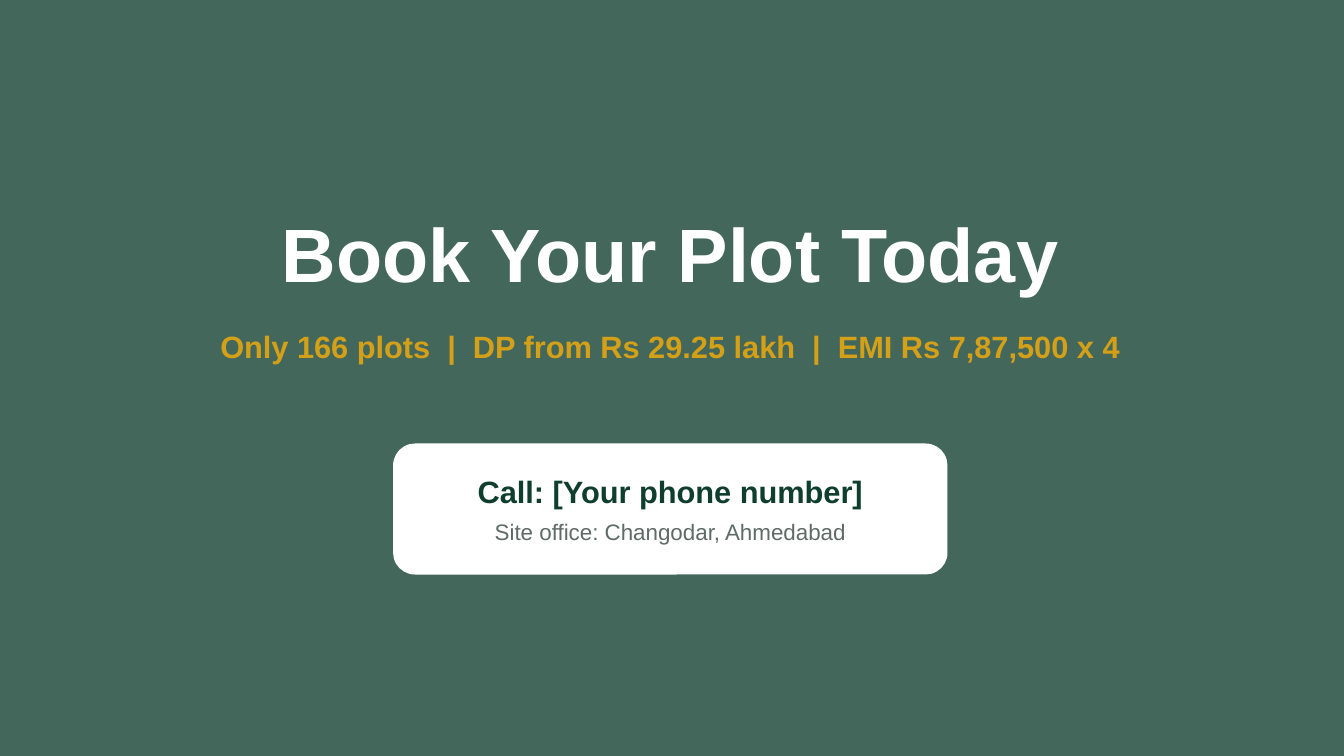
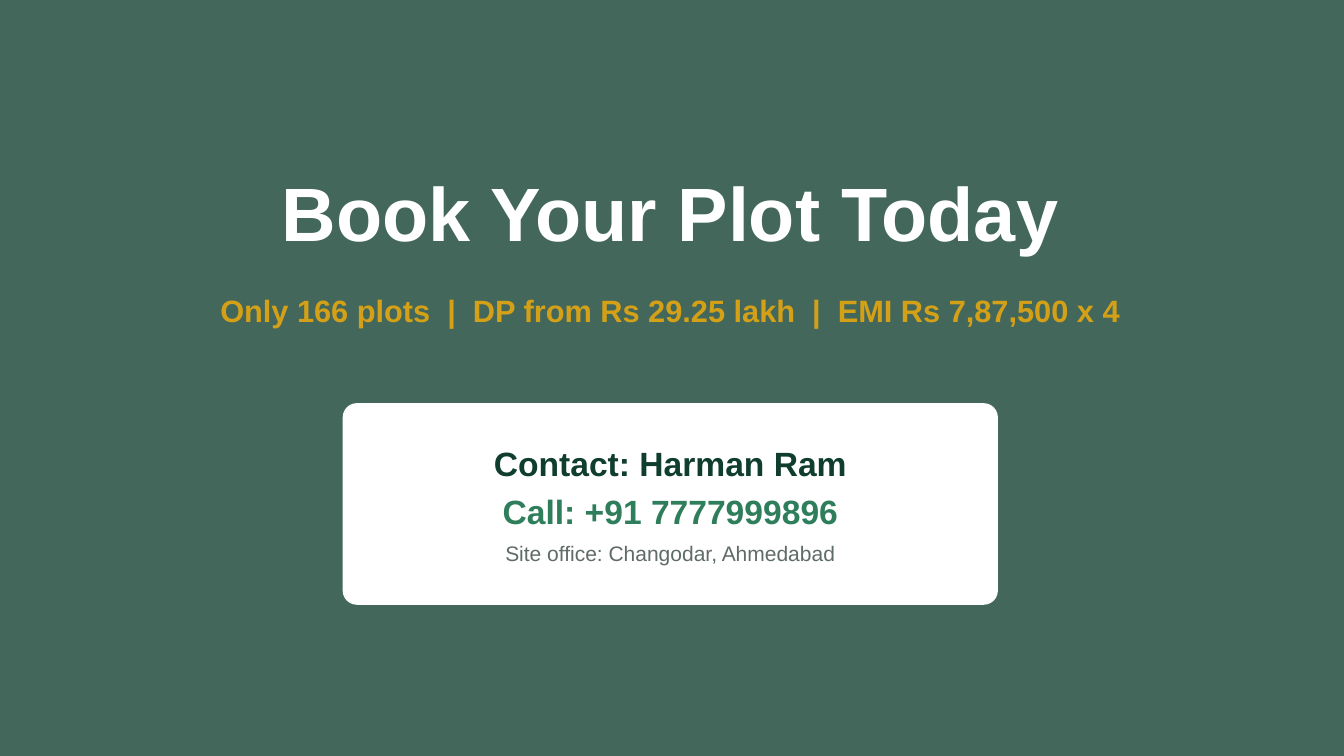
Before and after one commit to ashishhanda1/Changodar_plotting, a slide deck: slide 10 of output/Changodar_Plots_Marketing.pptx. Drawn at 1344x756 pixels with LibreOffice and Linux fonts; fonts in the diff are those of the drawing; background and template pictures are left out. Boxes give left, top, right and bottom in pixels: in the first picture for what was removed or moved away, otherwise in the second. Text is boxed around its words. In the diff, an @@ line names an element or a change of style, - is before the commit and + after.

```diff
--- a/output/Changodar_Plots_Marketing.pptx
+++ b/output/Changodar_Plots_Marketing.pptx
@@ text "Book Your Plot Today" moved from (x1=282, y1=227, x2=1058, y2=296) to (x1=282, y1=186, x2=1058, y2=255) @@
@@ text "Only 166 plots | DP ..." moved from (x1=220, y1=335, x2=1120, y2=363) to (x1=220, y1=299, x2=1120, y2=328) @@
@@ rounded rectangle resized from (x1=393, y1=444, x2=948, y2=575) to (x1=343, y1=403, x2=998, y2=605) @@
@@ rounded rectangle at (x1=343, y1=403, x2=998, y2=605): proportions changed @@
@@ text "Contact: Harman Ram" moved from (x1=478, y1=480, x2=863, y2=545) to (x1=494, y1=452, x2=847, y2=565) @@
@@ text at (x1=494, y1=452, x2=847, y2=525): text changed; size 22 to 24 pt; text colour #0F3D2E to #2E7D5B @@
-Call: [Your phone number]
+Contact: Harman Ram
+Call: +91 7777999896
@@ text at (x1=505, y1=546, x2=835, y2=565): size 16 to 15 pt in "Site office: Changodar, Ahmedabad" @@
```
Also in this commit, not shown: 9 other slides changed, 42 other files.
